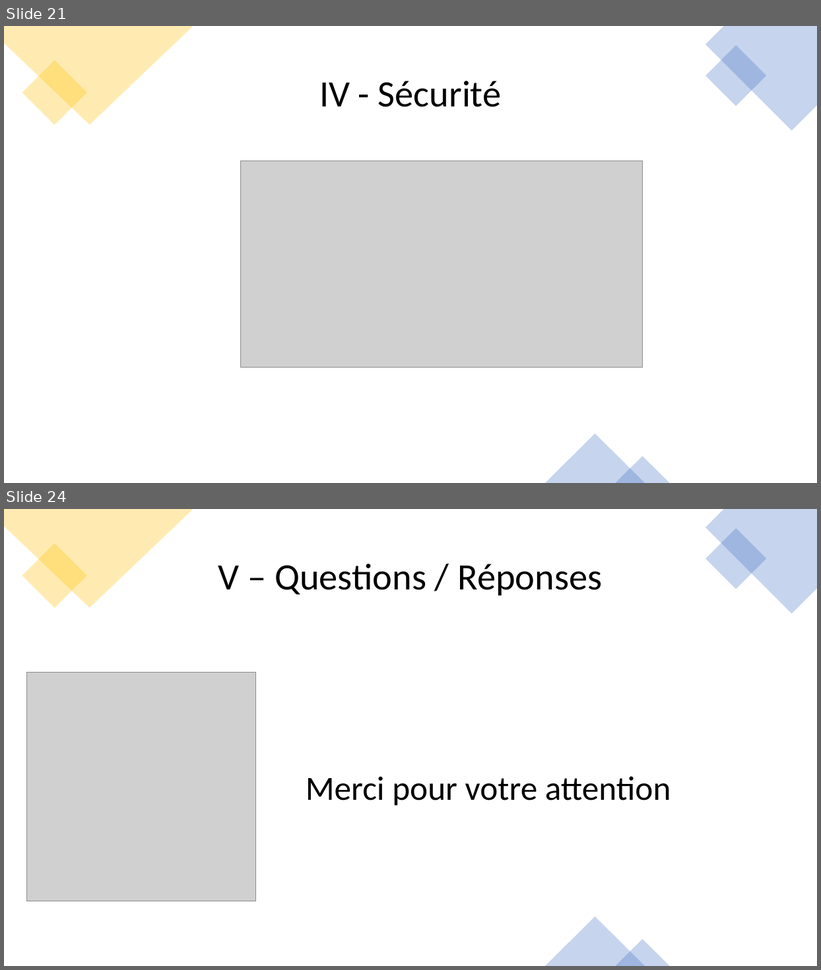
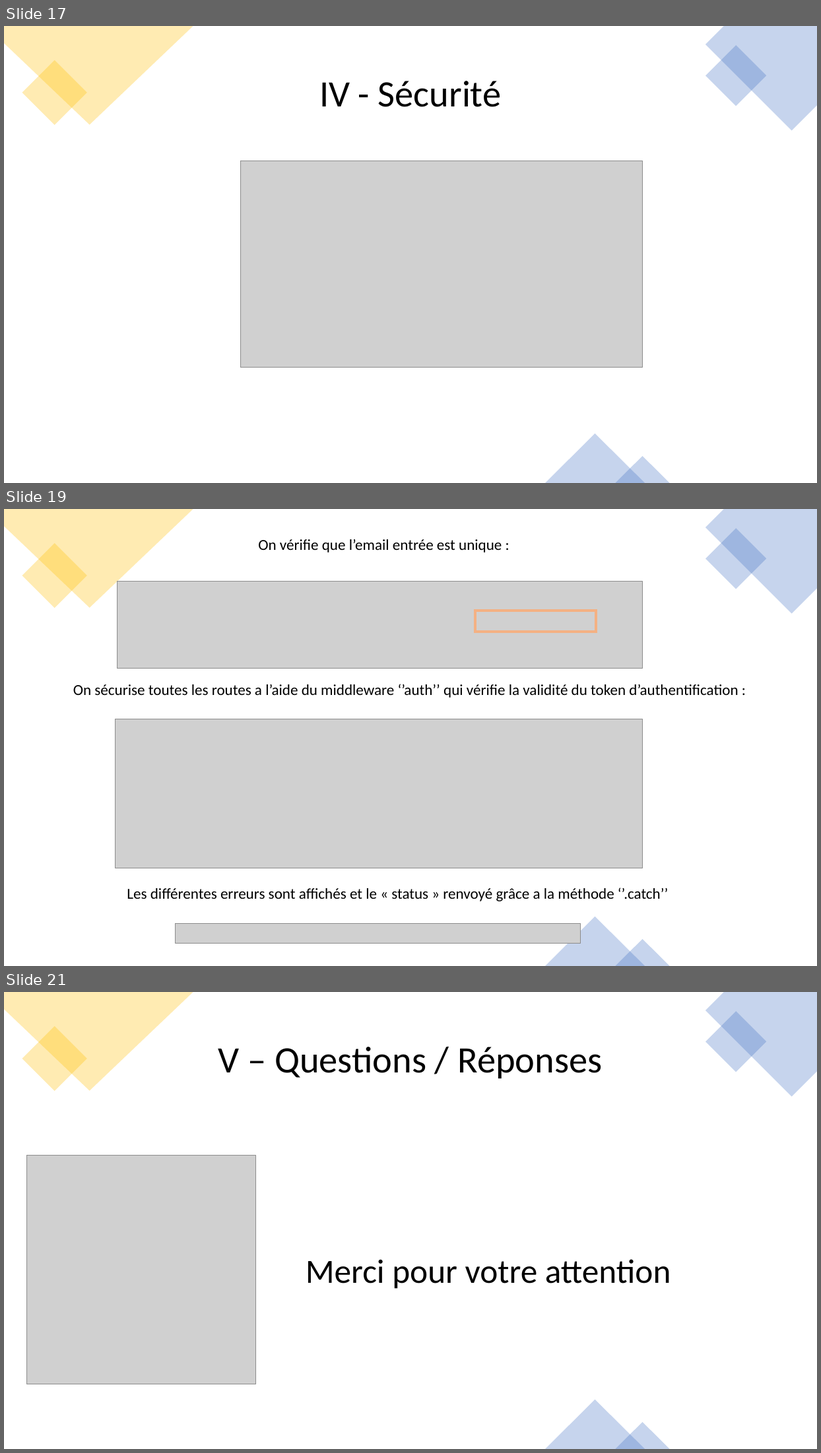
Before and after one commit to Nono-Le-Robot/TP06_Construisez_une_API, a slide deck: Ressources/Presentation P6.pptx. Shown one above the other, each under a label of ours: slides 21 and 24 before the commit, slides 17, 19 and 21 after it; the slides between them are not shown. The pictures are 821x970 and 821x1453 pixels, drawn with LibreOffice and Linux fonts; fonts in the diff are those of the drawing; grey boxes stand for pictures. Boxes give left, top, right and bottom in pixels: in the first picture for what was removed or moved away, otherwise in the second. Text is boxed around its words. In the diff, an @@ line names an element or a change of style, - is before the commit and + after.

```diff
--- a/Ressources/Presentation P6.pptx
+++ b/Ressources/Presentation P6.pptx
@@ slide 19 added at box(4, 509, 817, 966), background #FFFFFF @@
@@ freeform shape added at box(4, 509, 193, 608), fill #FFC000 at 30% opacity @@
@@ freeform shape added at box(706, 509, 817, 614), fill #4472C4 at 30% opacity @@
@@ rectangle added at box(706, 528, 767, 590), fill #4472C4 at 30% opacity @@
@@ rectangle added at box(22, 543, 86, 608), fill #FFC000 at 30% opacity @@
@@ text added at box(258, 539, 502, 553), 18 pt, text #000000 @@
+On vérifie que l’email entrée est unique :
@@ picture added at box(118, 582, 643, 669) @@
@@ rectangle added at box(475, 611, 596, 632), outline #F4B183 3 pt @@
@@ text added at box(73, 684, 738, 698), 18 pt, text #000000 @@
+On sécurise toutes les routes a l’aide du middleware ‘’auth’’ qui vérifie la validité du token d’authentification :
@@ picture added at box(116, 720, 644, 868) @@
@@ text added at box(127, 888, 668, 902), 18 pt, text #000000 @@
+Les différentes erreurs sont affichés et le « status » renvoyé grâce a la méthode ‘’.catch’’
@@ picture added at box(175, 923, 580, 943) @@
@@ triangle added at box(546, 917, 645, 966), fill #4472C4 at 30% opacity @@
@@ triangle added at box(616, 940, 670, 966), fill #4472C4 at 30% opacity @@
@@ what was slide 21 is now slide 17 @@
@@ what was slide 24 is now slide 21 @@
```
Also in this commit, not shown: 8 slides changed, 8 other slides added, 12 slides removed, 6 other files.
